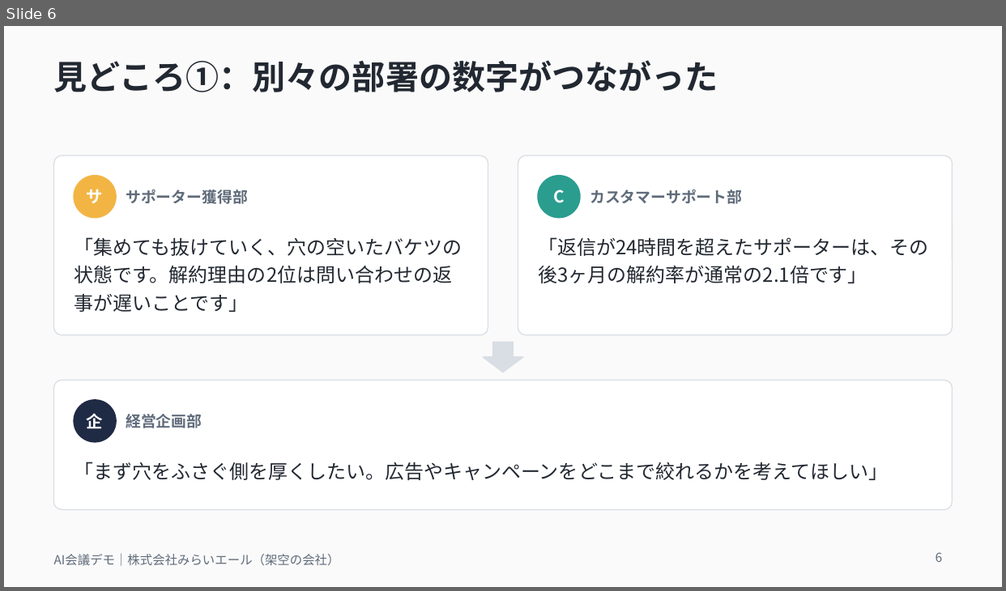
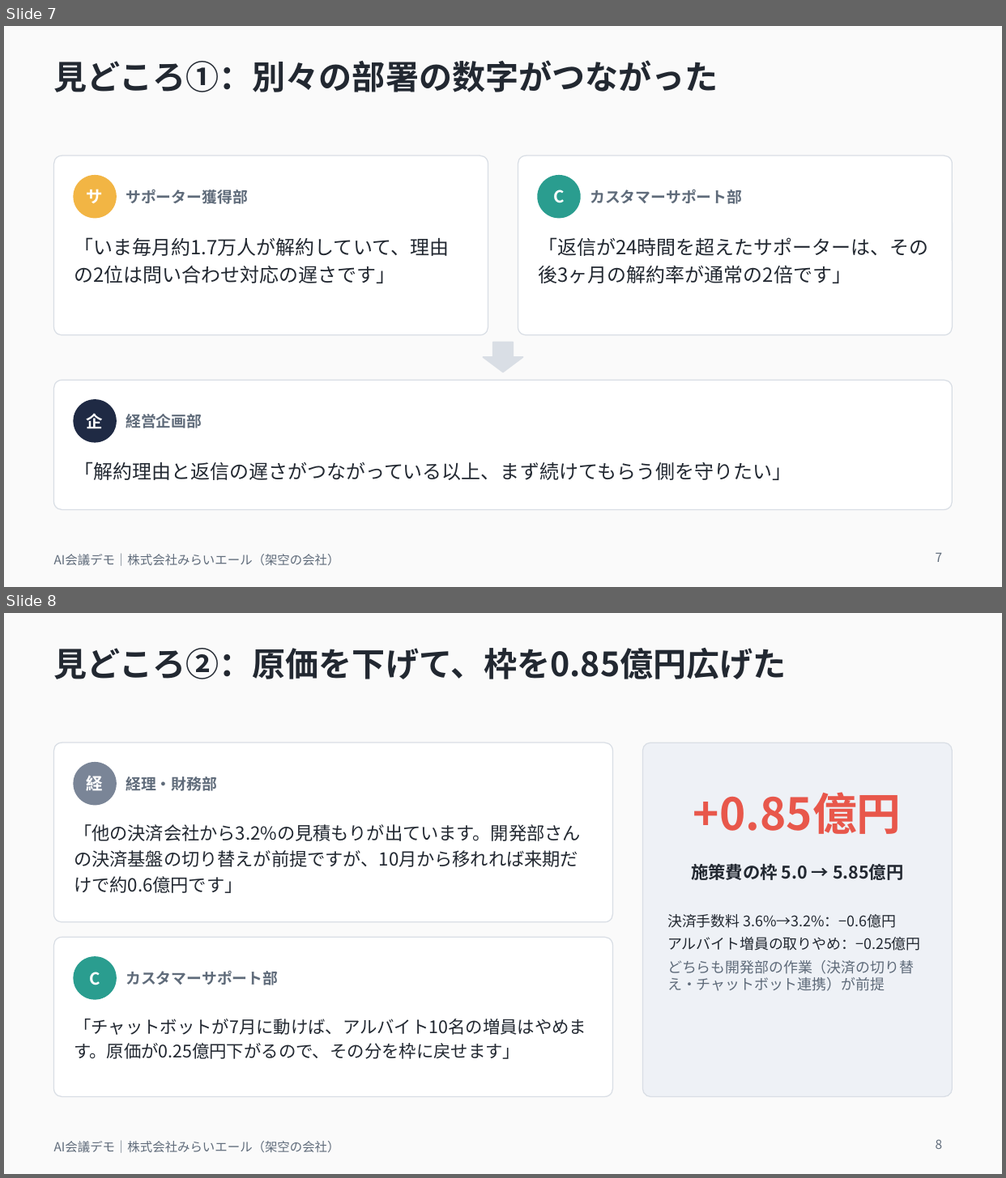
Before and after one commit to michiko3311220-stack/-, a slide deck: ai_meeting/slides/ai_meeting_demo.pptx. Shown one above the other, each under a label of ours: slide 6 before the commit, slides 7 and 8 after it. The pictures are 1006x591 and 1006x1178 pixels, drawn with LibreOffice and Linux fonts; fonts in the diff are those of the drawing. Boxes give left, top, right and bottom in pixels: in the first picture for what was removed or moved away, otherwise in the second. Text is boxed around its words. In the diff, an @@ line names an element or a change of style, - is before the commit and + after.

```diff
--- a/ai_meeting/slides/ai_meeting_demo.pptx
+++ b/ai_meeting/slides/ai_meeting_demo.pptx
@@ slide 8 added at (4,613,1002,1174), background #FAFAFA; not listed: 1 template element that a slide beside it also shows @@
@@ title added at (54,648,786,679), 24 pt, text #222831, bold @@
+見どころ②：原価を下げて、枠を0.85億円広げた
@@ rounded rectangle added at (54,743,613,922), fill #FFFFFF, outline #D9DEE5 0.75 pt @@
@@ rounded rectangle added at (642,743,952,1097), fill #EEF1F6, outline #D9DEE5 0.75 pt @@
@@ ellipse added at (74,763,116,805), fill #7A8597, outline #7A8597 1 pt @@
@@ text added at (87,776,104,790), 12 pt, text #FFFFFF, bold @@
+経
@@ text added at (126,777,217,791), 11 pt, text #5F6B7A, bold @@
+経理・財務部
@@ text added at (693,792,901,834), 32 pt, text #E8574B, bold @@
++0.85億円
@@ text added at (74,824,581,893), 13 pt, text #222831 @@
+「他の決済会社から3.2%の見積もりが出ています。開発部さんの決済基盤の切り替えが前提ですが、10月から移れれば来期だけで約0.6億円です」
@@ text added at (691,864,903,880), 12.5 pt, text #222831, bold @@
+施策費の枠 5.0 → 5.85億円
@@ text added at (667,914,920,991), 10.5 pt, text #222831 @@
+決済手数料 3.6%→3.2%：−0.6億円
+アルバイト増員の取りやめ：−0.25億円
+どちらも開発部の作業（決済の切り替え・チャットボット連携）が前提
@@ rounded rectangle added at (54,937,613,1097), fill #FFFFFF, outline #D9DEE5 0.75 pt @@
@@ ellipse added at (74,957,116,999), fill #2A9D8F, outline #2A9D8F 1 pt @@
@@ text added at (89,972,100,986), 12 pt, text #FFFFFF, bold @@
+C
@@ text added at (126,971,278,986), 11 pt, text #5F6B7A, bold @@
+カスタマーサポート部
@@ text added at (74,1019,586,1059), 12.5 pt, text #222831 @@
+「チャットボットが7月に動けば、アルバイト10名の増員はやめます。原価が0.25億円下がるので、その分を枠に戻せます」
@@ page number added at (936,1139,943,1149), 9 pt, text #5F6B7A @@
+8
@@ what was slide 6 is now slide 7 @@
@@ slide 7 changed as well @@
@@ text at (74,237,449,284): text changed @@
-「集めても抜けていく、穴の空いたバケツの状態です。解約理由の2位は問い合わせの返事が遅いことです」
+「いま毎月約1.7万人が解約していて、理由の2位は問い合わせ対応の遅さです」
@@ text at (538,237,929,284): text changed @@
-「返信が24時間を超えたサポーターは、その後3ヶ月の解約率が通常の2.1倍です」
+「返信が24時間を超えたサポーターは、その後3ヶ月の解約率が通常の2倍です」
@@ text at (74,462,791,480): text changed @@
-「まず穴をふさぐ側を厚くしたい。広告やキャンペーンをどこまで絞れるかを考えてほしい」
+「解約理由と返信の遅さがつながっている以上、まず続けてもらう側を守りたい」
@@ page number at (936,552,943,562): text changed @@
-6
+7
```
Also in this commit, not shown: 10 other slides changed, 1 other slide added, 1 slide removed, 14 other files.
